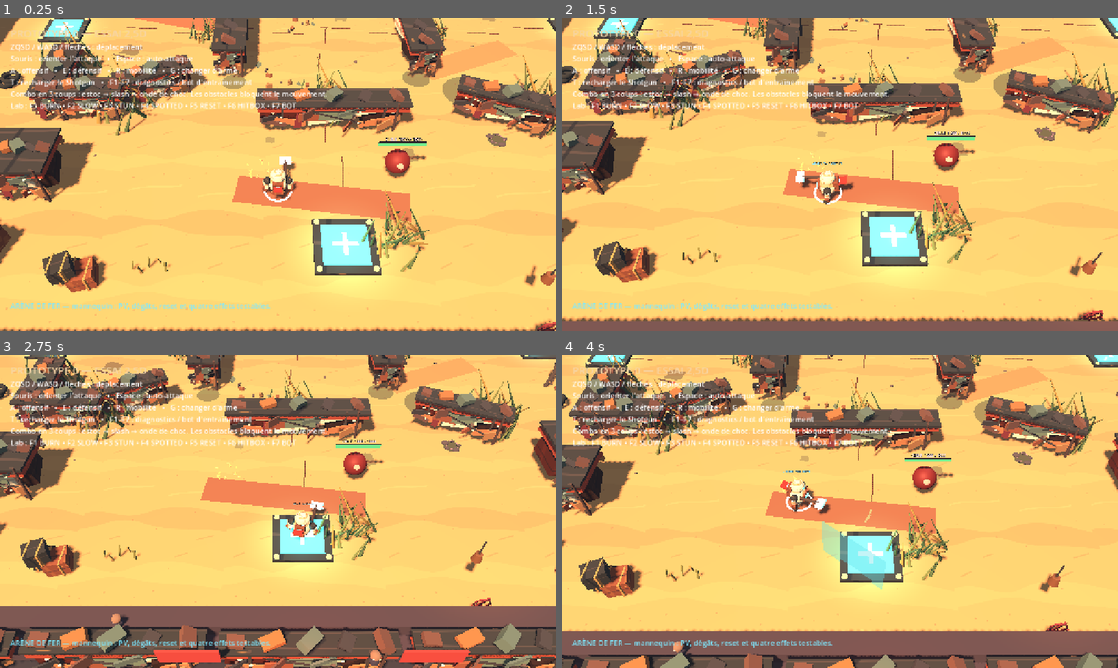
Above: before the commit, frames 1-4 (two rows, left to right).
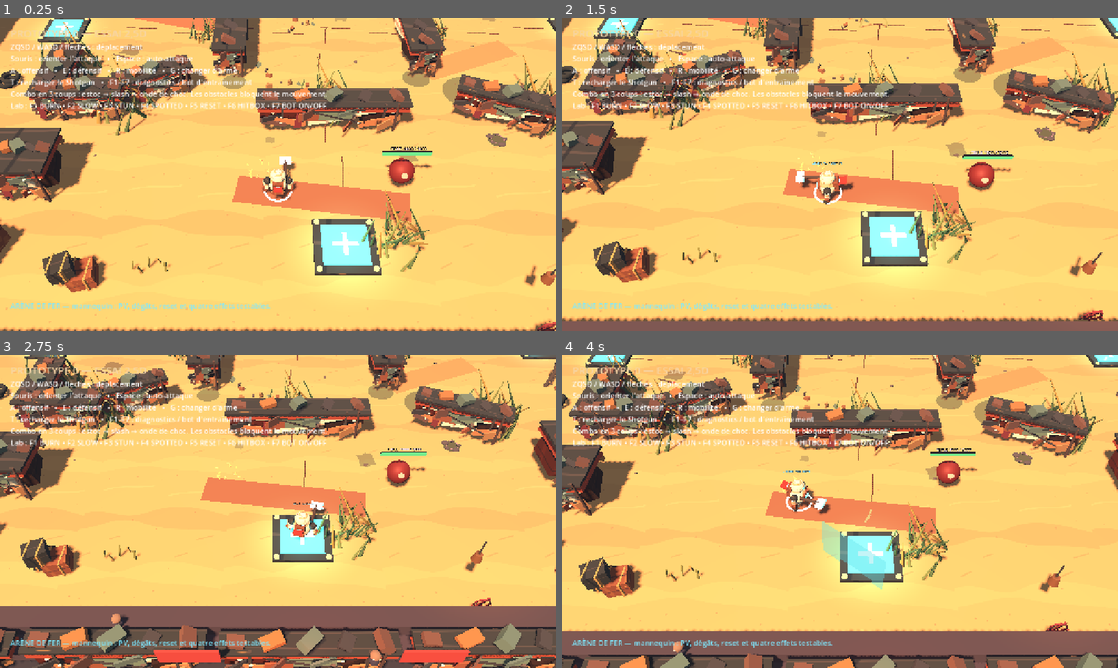
Above: after the commit, the same moments.

Repository: aKoMoses/PROTOTYPE-V0.1
Game: Godot game, scene res://scenes/main.tscn
Two runs of this game, one before a commit and one after it. Both use one fixed random seed, a clock stepped at 60 frames per second and the inputs below.
Inputs (mouse positions are in pixels of both pictures, inside the frame that each line leads up to):
- Up to frame 1 (0.25 s): no input
- Up to frame 2 (1.5 s): move the mouse to (962, 158) at 0.52 s; hold D 0.53-1.28 s; hold Q 0.53-1.28 s; click (962, 158) at 0.67 s; tap Space at 0.77 s; move the mouse to (728, 190) at 1.27 s; hold S from 1.28 s (still down); tap Z at 1.35 s
- Up to frame 3 (2.75 s): tap Space at 1.52 s; move the mouse to (333, 442) at 2.02 s; release S at 2.03 s; hold D from 2.03 s (still down); tap G at 2.1 s
- Up to frame 4 (4 s): move the mouse to (812, 574) at 2.77 s; release D at 2.78 s; hold W 2.78-3.53 s; tap E at 2.85 s; click (812, 574) at 2.92 s; tap Space at 3.02, 3.77 s; move the mouse to (1006, 558) at 3.52 s; hold Left from 3.53 s (still down); tap R at 3.6 s

The runs differ from the first frame. In frame 1, 0.9% of the frame differs, in the area x 53-78%, y 26-55%; in frame 2, 1.3%, in the area x 53-82%, y 0-56%; in frame 3, 1.1%; in frame 4, 1.0%.

Commit message:
Make training bot attacks visible in gameplay

Diff:
--- a/scripts/main.gd
+++ b/scripts/main.gd
@@ -1419,6 +1419,11 @@
 	# gameplay scene from any editor/capture reuse and keeps diagnostic effects
 	# (F1-F4) opt-in instead of leaking into a new round.
 	target.call("reset_combat_state")
+	# In the playable desktop run the mannequin doubles as a local opponent.
+	# Headless tests keep it disabled for deterministic assertions; F7 still
+	# toggles it at any time during gameplay.
+	if DisplayServer.get_name() != "headless":
+		target.call("set_training_bot_enabled", true)
 
 
 func _build_interface() -> void:
@@ -1434,7 +1439,7 @@
 
 	var help := Label.new()
 	help.position = Vector2(24.0, 54.0)
-	help.text = "ZQSD / WASD / flèches : déplacement\nSouris :  …(323 unchanged characters)…  SPOTTED • F5 RESET • F6 HITBOX • F7 BOT"
+	help.text = "ZQSD / WASD / flèches : déplacement\nSouris :  …(323 unchanged characters)…  SPOTTED • F5 RESET • F6 HITBOX • F7 BOT ON/OFF"
 	help.add_theme_font_size_override("font_size", 17)
 	help.add_theme_color_override("font_color", Color.WHITE)
 	layer.add_child(help)
--- a/scripts/training_bot.gd
+++ b/scripts/training_bot.gd
@@ -13,6 +13,7 @@
 const MOVE_RADIUS_X := 2.8
 const MOVE_RADIUS_Z := 2.0
 const MOVE_SPEED := 1.8
+const PROJECTILE_TRAVEL_TIME := 0.16
 
 var enabled := false
 var _elapsed := 0.0
@@ -153,7 +154,68 @@
 	if not player.has_method("take_damage"):
 		return
 	_attack_serial += 1
+	_spawn_attack_visual(player)
 	player.call("take_damage", ATTACK_DAMAGE, "training_bot", "training_bot:%d" % _attack_serial)
+
+
+func _spawn_attack_visual(player: Node3D) -> void:
+	var bot_body := get_parent() as Node3D
+	var scene := get_tree().current_scene if get_tree() != null else null
+	if bot_body == null or scene == null:
+		return
+	var tracer := MeshInstance3D.new()
+	tracer.name = "TrainingBotProjectile"
+	var projectile_mesh := SphereMesh.new()
+	projectile_mesh.radius = 0.12
+	projectile_mesh.height = 0.24
+	tracer.mesh = projectile_mesh
+	var projectile_material := StandardMaterial3D.new()
+	projectile_material.shading_mode = BaseMaterial3D.SHADING_MODE_UNSHADED
+	projectile_material.albedo_color = Color("#ff8b4b")
+	projectile_material.emission_enabled = true
+	projectile_material.emission = Color("#ff3d20")
+	projectile_material.emission_energy_multiplier = 3.2
+	tracer.material_override = projectile_material
+	scene.add_child(tracer)
+	tracer.global_position = bot_body.global_position + Vector3.UP * 0.95
+	var impact_position := player.global_position + Vector3.UP * 0.72
+	var travel := tracer.create_tween()
+	travel.tween_property(tracer, "global_position", impact_position, PROJECTILE_TRAVEL_TIME).set_trans(Tween.TRANS_QUAD).set_ease(Tween.EASE_OUT)
+	travel.tween_callback(Callable(self, "_spawn_impact_visual").bind(scene, impact_position))
+	travel.tween_callback(tracer.queue_free)
+
+
+func _spawn_impact_visual(scene: Node, impact_position: Vector3) -> void:
+	if scene == null or not is_instance_valid(scene):
+		return
+	var flash := OmniLight3D.new()
+	flash.name = "TrainingBotImpactLight"
+	flash.position = impact_position
+	flash.light_color = Color("#ff754b")
+	flash.light_energy = 2.8
+	flash.omni_range = 2.2
+	scene.add_child(flash)
+	var impact := MeshInstance3D.new()
+	impact.name = "TrainingBotImpact"
+	var impact_mesh := SphereMesh.new()
+	impact_mesh.radius = 0.18
+	impact_mesh.height = 0.36
+	impact.mesh = impact_mesh
+	var impact_material := StandardMaterial3D.new()
+	impact_material.shading_mode = BaseMaterial3D.SHADING_MODE_UNSHADED
+	impact_material.albedo_color = Color("#ffb15a")
+	impact_material.emission_enabled = true
+	impact_material.emission = Color("#ff4a26")
+	impact_material.emission_energy_multiplier = 2.6
+	impact.material_override = impact_material
+	scene.add_child(impact)
+	impact.global_position = impact_position
+	var pulse := impact.create_tween()
+	pulse.tween_property(impact, "scale", Vector3.ONE * 2.2, 0.18).set_trans(Tween.TRANS_QUAD).set_ease(Tween.EASE_OUT)
+	pulse.tween_callback(impact.queue_free)
+	var fade := flash.create_tween()
+	fade.tween_property(flash, "light_energy", 0.0, 0.18)
+	fade.tween_callback(flash.queue_free)
 
 
 func _build_telegraph() -> void:
Not shown, changed: README.md
